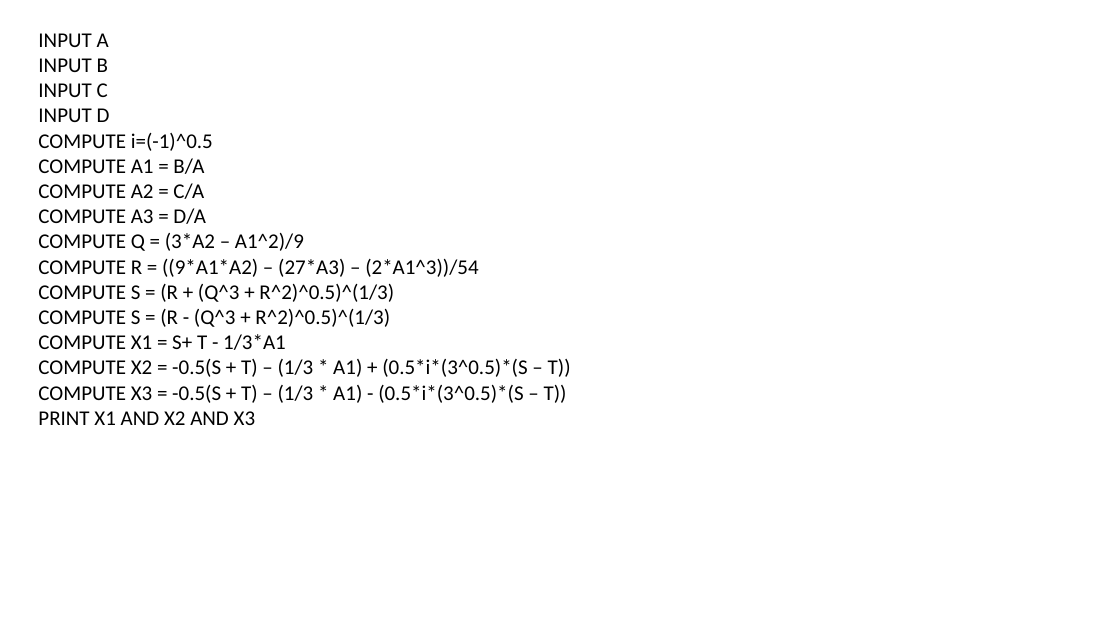
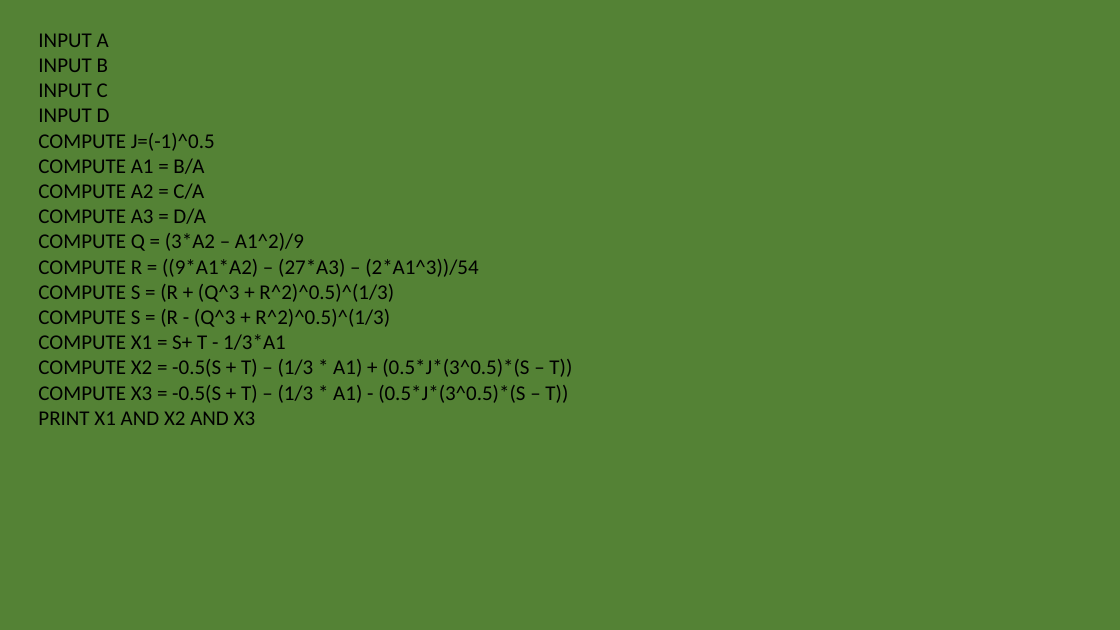
Before and after one commit to 3l4k/Lotanna_OkekeCSC102, a slide deck: slide 6 of Lotanna OkekeAA1.pptx. Drawn at 1120x630 pixels with LibreOffice and Linux fonts; fonts in the diff are those of the drawing. Boxes give left, top, right and bottom in pixels: in the first picture for what was removed or moved away, otherwise in the second. Text is boxed around its words. In the diff, an @@ line names an element or a change of style, - is before the commit and + after.

```diff
--- a/Lotanna OkekeAA1.pptx
+++ b/Lotanna OkekeAA1.pptx
@@ background #FFFFFF to #548235 @@
@@ text at (38, 133, 215, 151): text changed @@
-COMPUTE i=(-1)^0.5
+COMPUTE J=(-1)^0.5
@@ text at (38, 359, 572, 403): text changed @@
-COMPUTE X2 = -0.5(S + T) – (1/3 * A1) + (0.5*i*(3^0.5)*(S – T))
-COMPUTE X3 = -0.5(S + T) – (1/3 * A1) - (0.5*i*(3^0.5)*(S – T))
+COMPUTE X2 = -0.5(S + T) – (1/3 * A1) + (0.5*J*(3^0.5)*(S – T))
+COMPUTE X3 = -0.5(S + T) – (1/3 * A1) - (0.5*J*(3^0.5)*(S – T))
```
Also in this commit, not shown: 2 other slides changed, 4 slides added, 1 slide removed, 1 other file.
